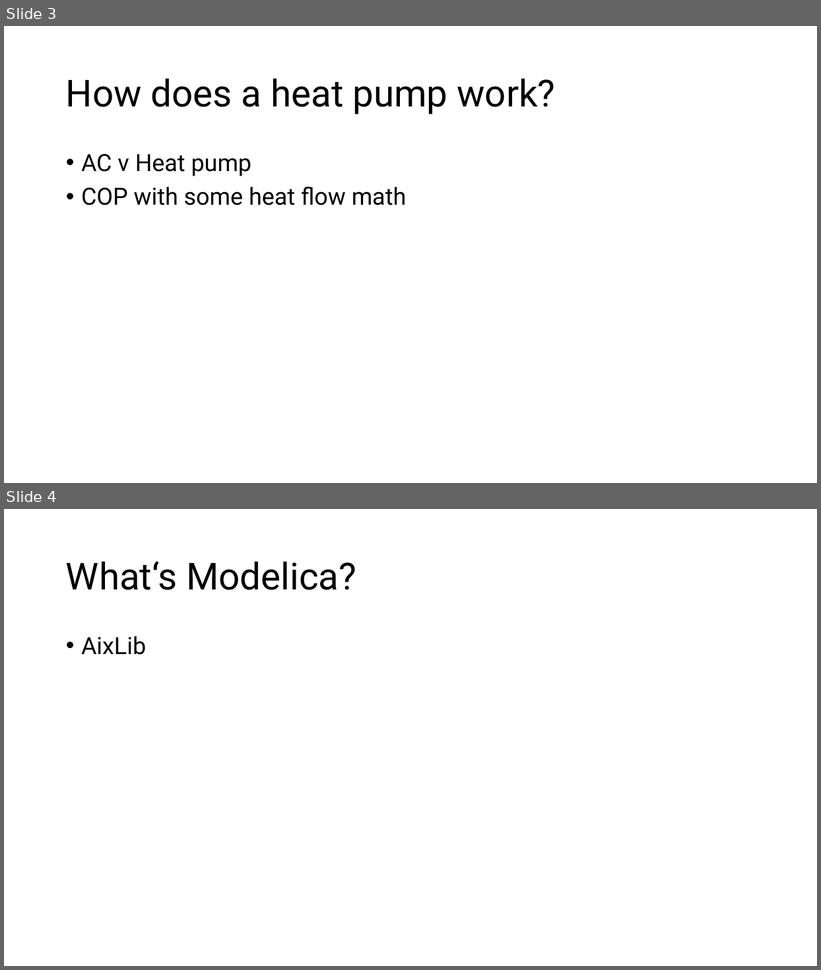
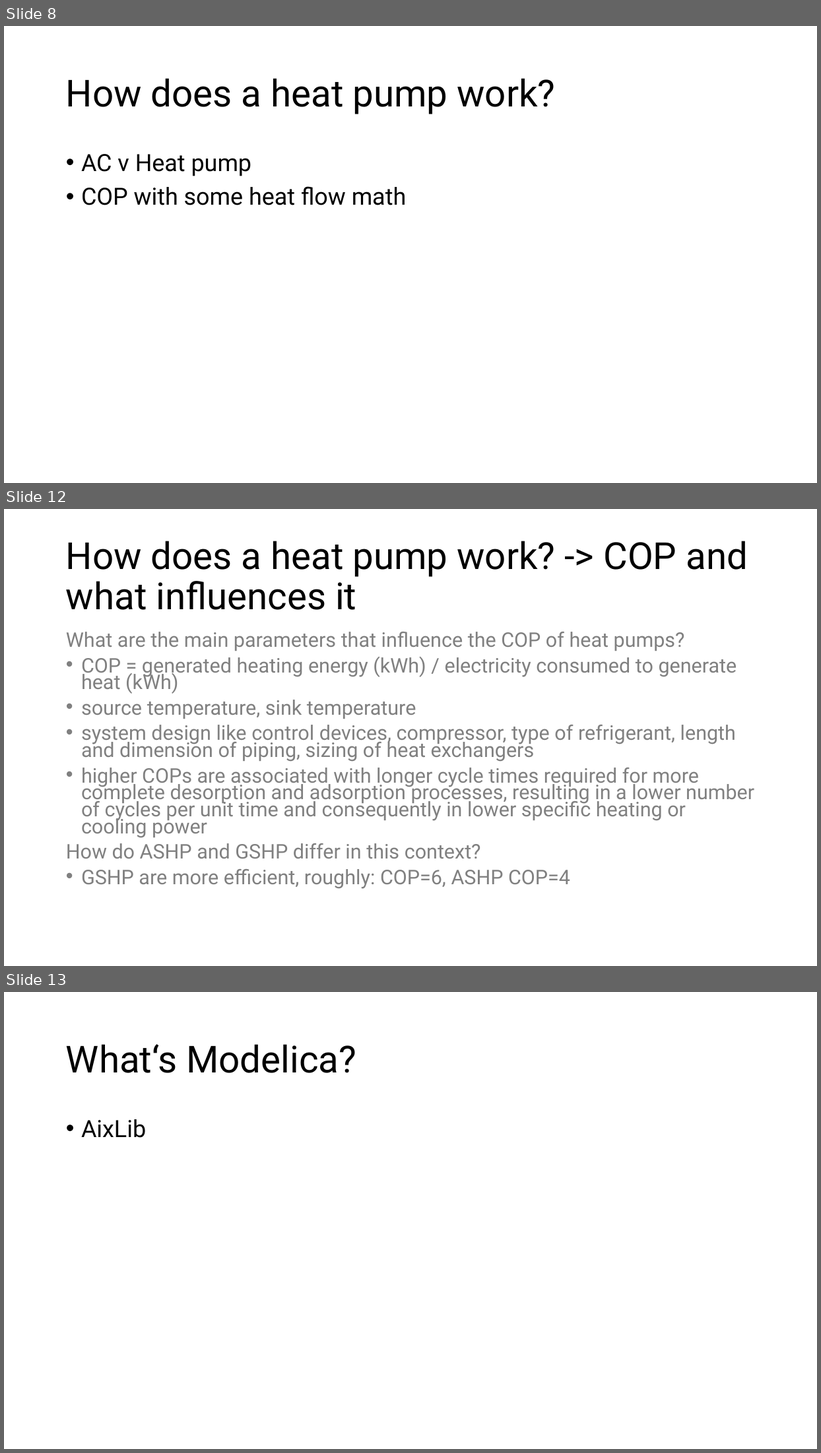
Before and after one commit to eyjomoin/Modeling-buildings-and-their-heating-systems, a slide deck: presentation/heat.pptx. Shown one above the other, each under a label of ours: slides 3 and 4 before the commit, slides 8, 12 and 13 after it; the slides between them are not shown. The pictures are 821x970 and 821x1453 pixels, drawn with LibreOffice and Linux fonts; fonts in the diff are those of the drawing. Boxes give left, top, right and bottom in pixels: in the first picture for what was removed or moved away, otherwise in the second. Text is boxed around its words. In the diff, an @@ line names an element or a change of style, - is before the commit and + after.

```diff
--- a/presentation/heat.pptx
+++ b/presentation/heat.pptx
@@ slide 12 added at [4,509,817,966], background #FFFFFF @@
@@ title added at [66,541,748,610], 44 pt, text #000000 @@
+How does a heat pump work? -> COP and what influences it
@@ text added at [66,632,754,889], 23.8 pt, text #808080 @@
+What are the main parameters that influence the COP of heat pumps?
+• COP = generated heating energy (kWh) / electricity consumed to generate heat (kWh)
+• source temperature, sink temperature
+• system design like control devices, compressor, type of refrigerant, length and dimension of piping, sizing of heat exchangers
+• higher COPs are associated with longer cycle times required for more complete desorption and adsorption processes, resulting in a lower number of cycles per unit time and consequently in lower specific heating or cooling power
+How do ASHP and GSHP differ in this context?
+• GSHP are more efficient, roughly: COP=6, ASHP COP=4
@@ what was slide 3 is now slide 8 @@
@@ what was slide 4 is now slide 13 @@
```
Also in this commit, not shown: 11 other slides added, 1 slide removed, 1 other file.
